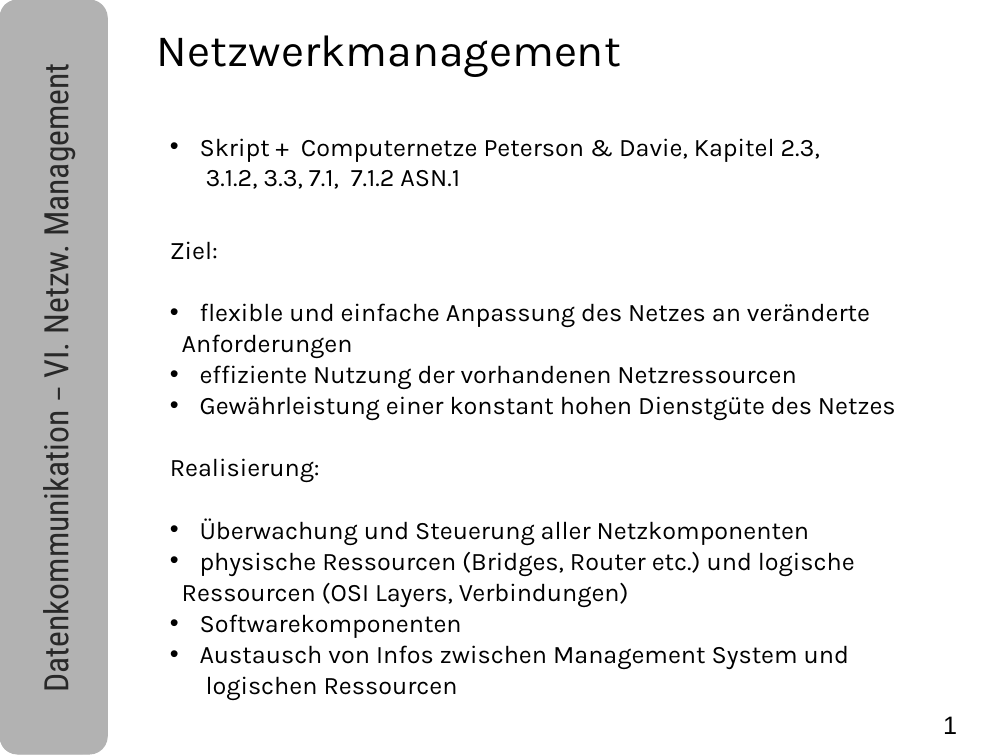
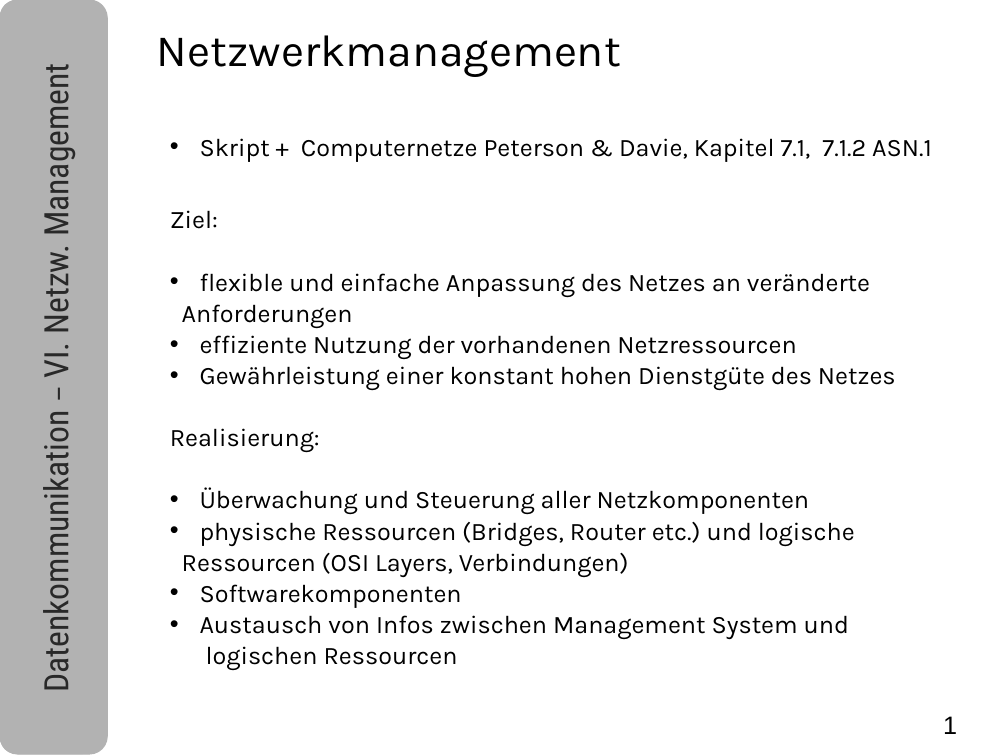
Before and after one commit to tpo/Datenkomm_Skripte, a slide deck: slide 1 of Datenkommunikation_6_Netzwerk_Management_V1.8.odp. Drawn at 1008x756 pixels with LibreOffice and Linux fonts; fonts in the diff are those of the drawing. Boxes give left, top, right and bottom in pixels: in the first picture for what was removed or moved away, otherwise in the second. Text is boxed around its words. In the diff, an @@ line names an element or a change of style, - is before the commit and + after.

Commit message:
fälschliche ATM Literaturreferenz aus Netzwerkmanagement entfernen

```diff
--- a/Datenkommunikation_6_Netzwerk_Management_V1.8.odp
+++ b/Datenkommunikation_6_Netzwerk_Management_V1.8.odp
@@ text at box(200, 138, 932, 162): text changed @@
-• Skript + Computernetze Peterson & Davie, Kapitel 2.3,
-  3.1.2, 3.3, 7.1, 7.1.2 ASN.1
+• Skript + Computernetze Peterson & Davie, Kapitel 7.1, 7.1.2 ASN.1
```
